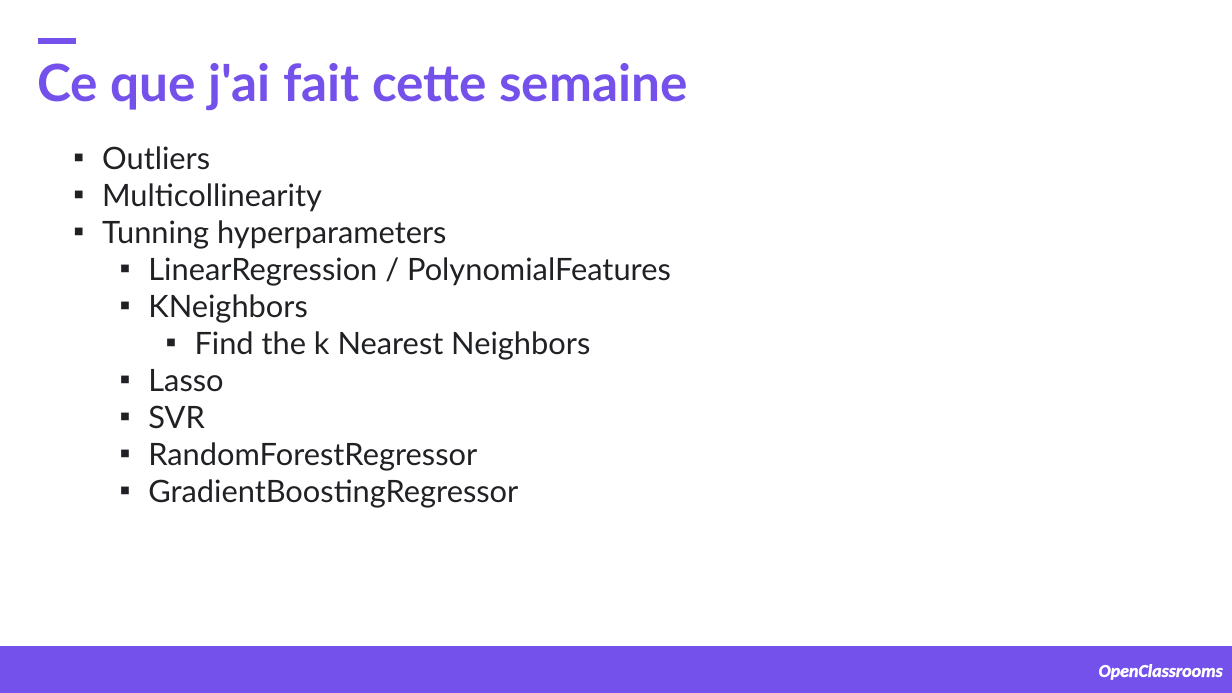
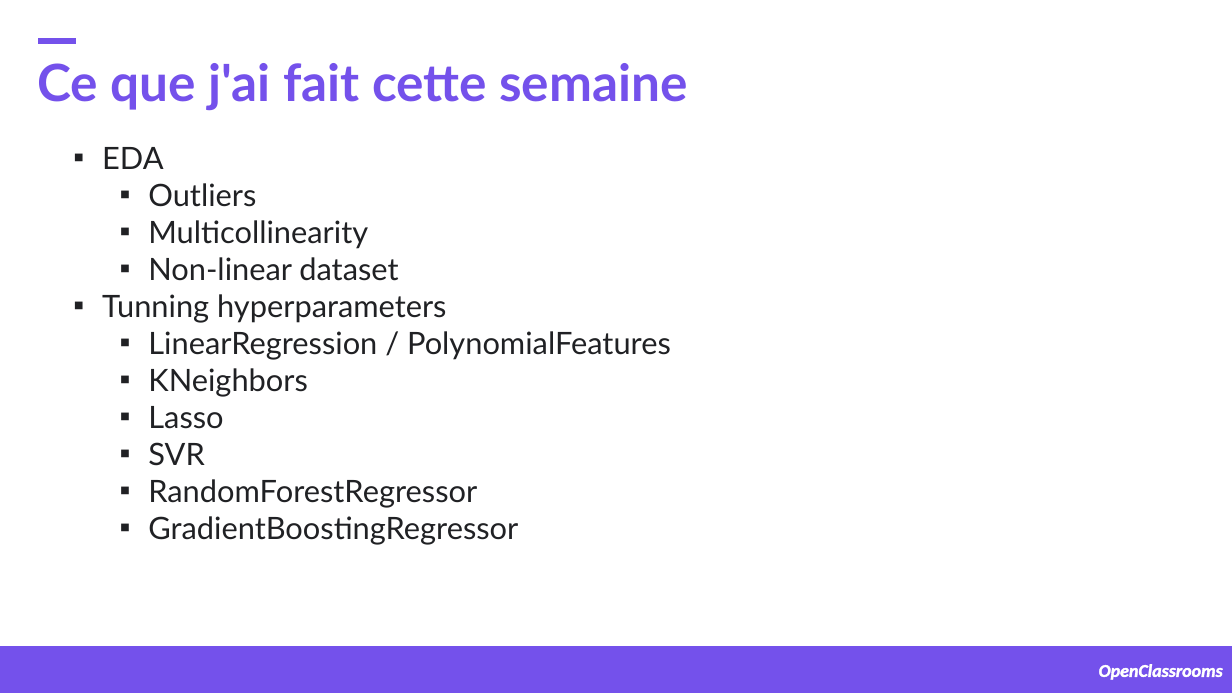
Before and after one commit to samirhinojosa/OC-P4-consumption-needs-of-buildings, a slide deck: slide 2 of supports/08192021.pptx. Drawn at 1232x693 pixels with LibreOffice and Linux fonts; fonts in the diff are those of the drawing; background and template pictures are left out. Boxes give left, top, right and bottom in pixels: in the first picture for what was removed or moved away, otherwise in the second. Text is boxed around its words. In the diff, an @@ line names an element or a change of style, - is before the commit and + after.

```diff
--- a/supports/08192021.pptx
+++ b/supports/08192021.pptx
@@ text at bbox=[102, 147, 163, 169]: paragraph added @@
+▪ EDA
@@ text at bbox=[148, 183, 368, 249]: list level 1 to 2 in "Outliers"; list level 1 to 2 in "Multicollinearity" @@
@@ text at bbox=[148, 257, 398, 281]: paragraph added @@
+  ▪ Non-linear dataset
@@ text at bbox=[195, 331, 590, 360]: paragraph removed @@
-    ▪ Find the k Nearest Neighbors
```
Also in this commit, not shown: 7 other slides changed, 11 slides added, 9 other files.
